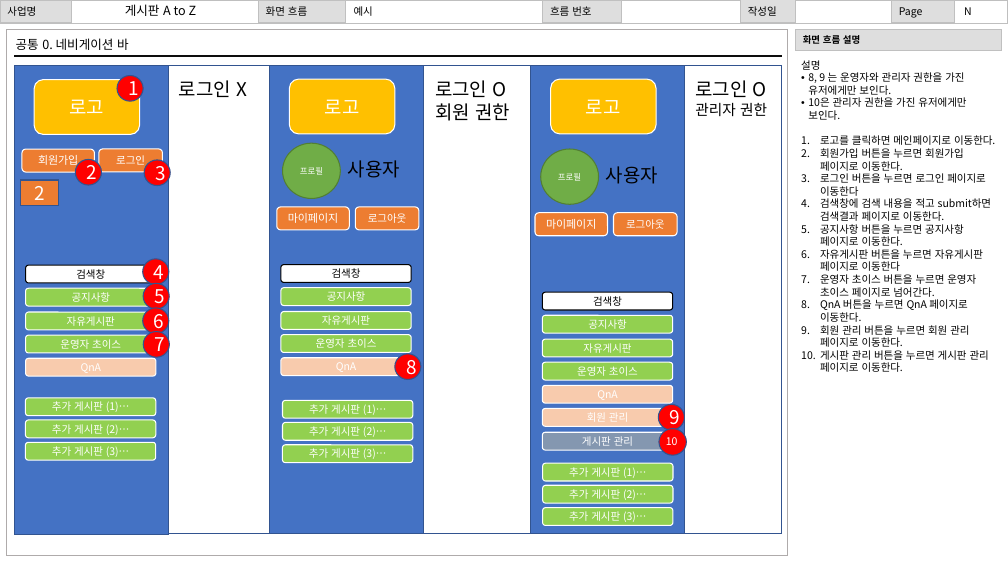
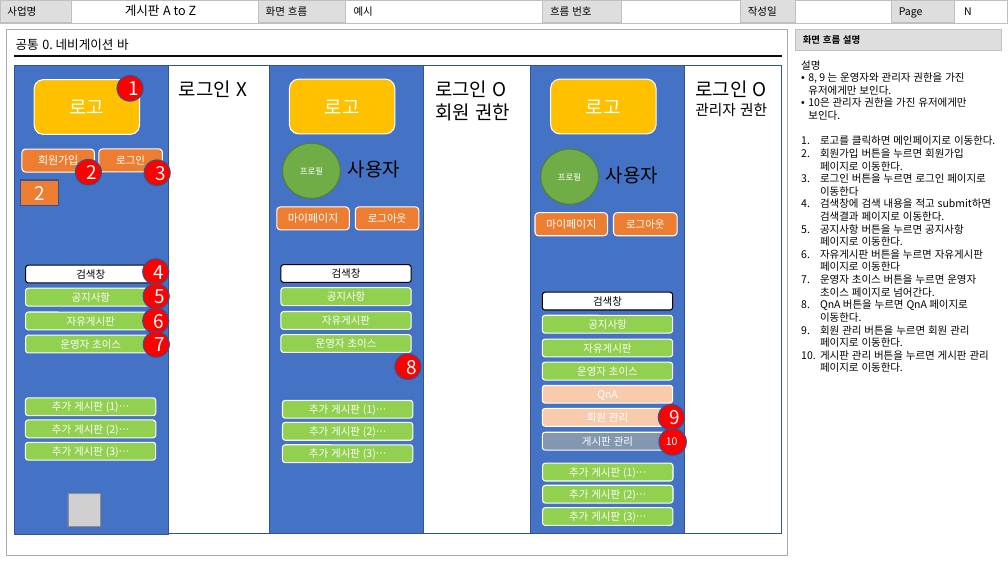
Before and after one commit to gihangShin/test, a slide deck: slide 3 of 화면설계서_2022_07_18.pptx. Drawn at 1008x567 pixels with LibreOffice and Linux fonts; fonts in the diff are those of the drawing; grey boxes stand for pictures. Boxes give left, top, right and bottom in pixels: in the first picture for what was removed or moved away, otherwise in the second. Text is boxed around its words. In the diff, an @@ line names an element or a change of style, - is before the commit and + after.

```diff
--- a/화면설계서_2022_07_18.pptx
+++ b/화면설계서_2022_07_18.pptx
@@ rounded rectangle removed at bbox=[26, 358, 156, 377] @@
-QnA
@@ rounded rectangle removed at bbox=[281, 358, 411, 376] @@
-QnA
@@ picture added at bbox=[68, 494, 101, 526] @@
```
Also in this commit, not shown: 9 other slides changed, 1 slide added, 2 slides removed, 1 other file.
